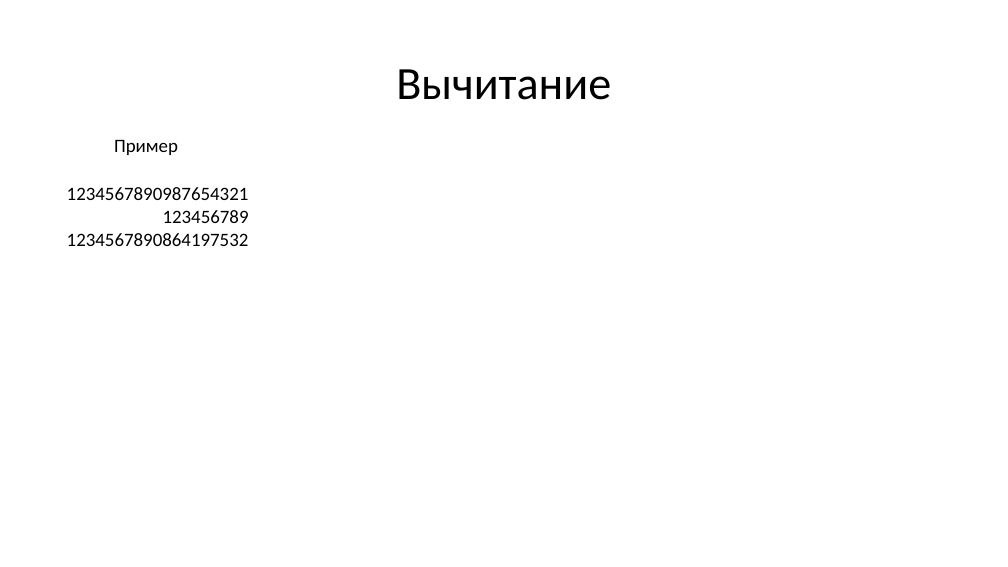
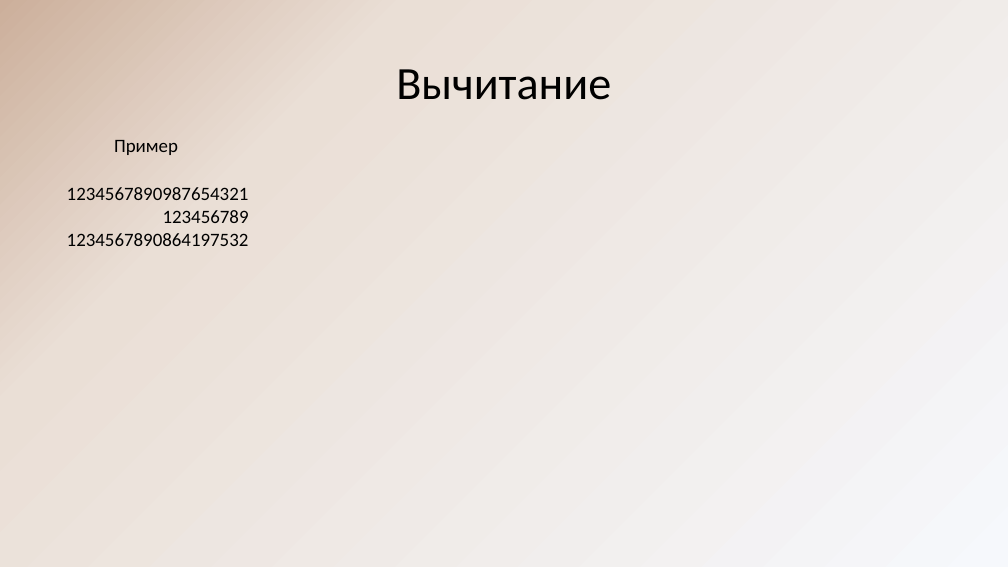
Before and after one commit to reenashka/A-SD, a slide deck: slide 5 of Длинная арифметика.pptx. Drawn at 1008x567 pixels with LibreOffice and Linux fonts; fonts in the diff are those of the drawing. Boxes give left, top, right and bottom in pixels: in the first picture for what was removed or moved away, otherwise in the second. Text is boxed around its words. In the diff, an @@ line names an element or a change of style, - is before the commit and + after.

```diff
--- a/Длинная арифметика.pptx
+++ b/Длинная арифметика.pptx
@@ background #FFFFFF to gradient #F6F8FC to #EADFD6 to #CCAF9B @@
```
Also in this commit, not shown: 7 other slides changed, 29 other files.
